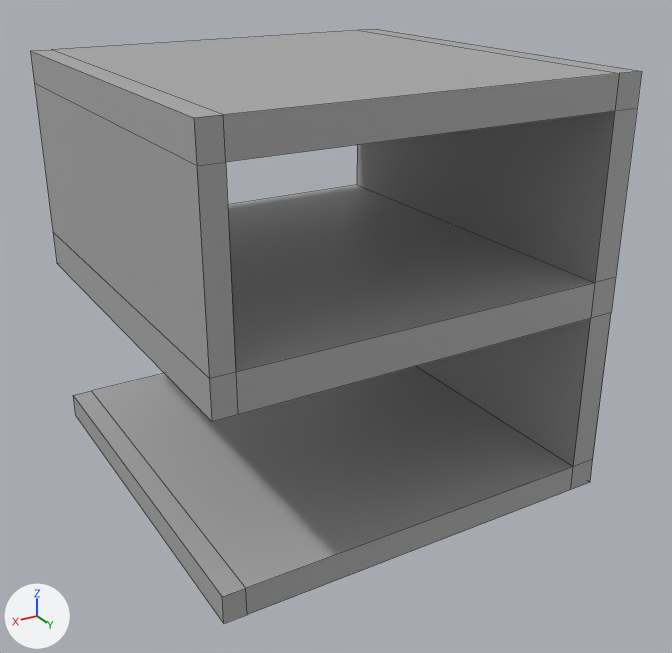
The FBX model Assets/Models/Props/Shelf.fbx as it was, and as the next commit left it.
The view is the same before and after, from a 50 mm lens placed at (1.422, 0.829, 1.699), pointed at (0.91, -0.025, 1.272). The lights are fixed; the arrows at lower left show +X, +Y and +Z. Mesh edges are drawn as thin lines. Where no turn or scale is listed for an object, it has been applied to the vertices.

The scene before the commit, as lines of its bpy script (objects in view):
```python
mat_standardsurface1 = principled_material('standardSurface1')
mat_standardsurface1.base_color = (0.4, 0.4, 0.4)  # grey #aaaaaa
me_mesh = bpy.data.meshes.new('Mesh')
me_mesh.from_pydata(...)  # 48 vertices, 48 faces; spans x -0.265..0.207, y -0.186..0.287, z 0.017..0.49
me_mesh.materials.append(mat_standardsurface1)  # grey #aaaaaa
ob_shelf = bpy.data.objects.new('shelf', me_mesh)
ob_shelf.location = (0.946, -0.11, 1.078)
```
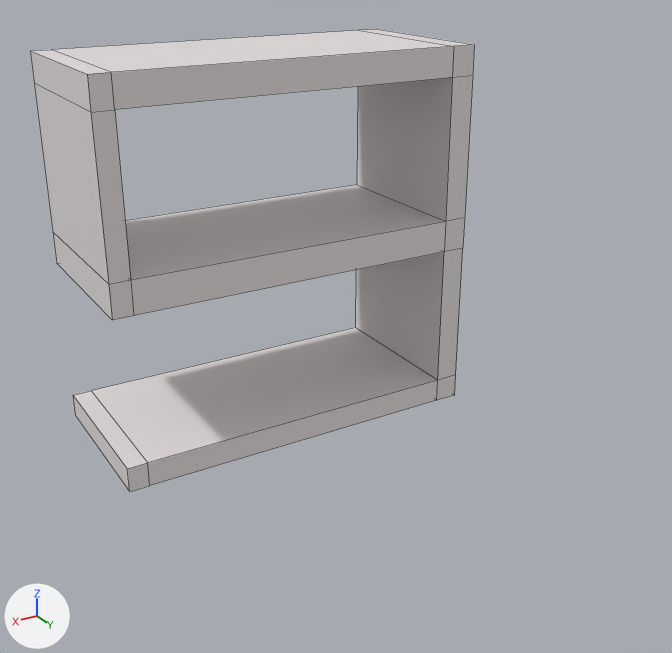
The newer file is also rescaled (x1.772), turned or shifted as a whole; pictures and numbers use the older file's frame.

What differs and where, as boxes (x1, y1, x2, y2) in the pictures (672 x 653 px):
'shelf', recoloured, mesh rescaled (grey to white, 27% narrower, 22% shorter): before (30, 29, 642, 623); after (30, 29, 474, 492)

The edits, one by one:
Material 'standardSurface1' (mat_standardsurface1) changes colour from grey #aaaaaa to white #e9e3e3; in linear values from (0.4, 0.4, 0.4) to (0.814, 0.766, 0.766).
me_mesh has 48 vertices, 48 faces and spans x -0.265..0.207, y -0.186..0.287, z 0.017..0.49.
me_mesh is used by ob_shelf; location (0.946, -0.11, 1.078).
me_mesh part 1: the whole mesh is scaled about its middle by (1, 0.45, 1), then moved by (0.0, -0.13, 0.0).
